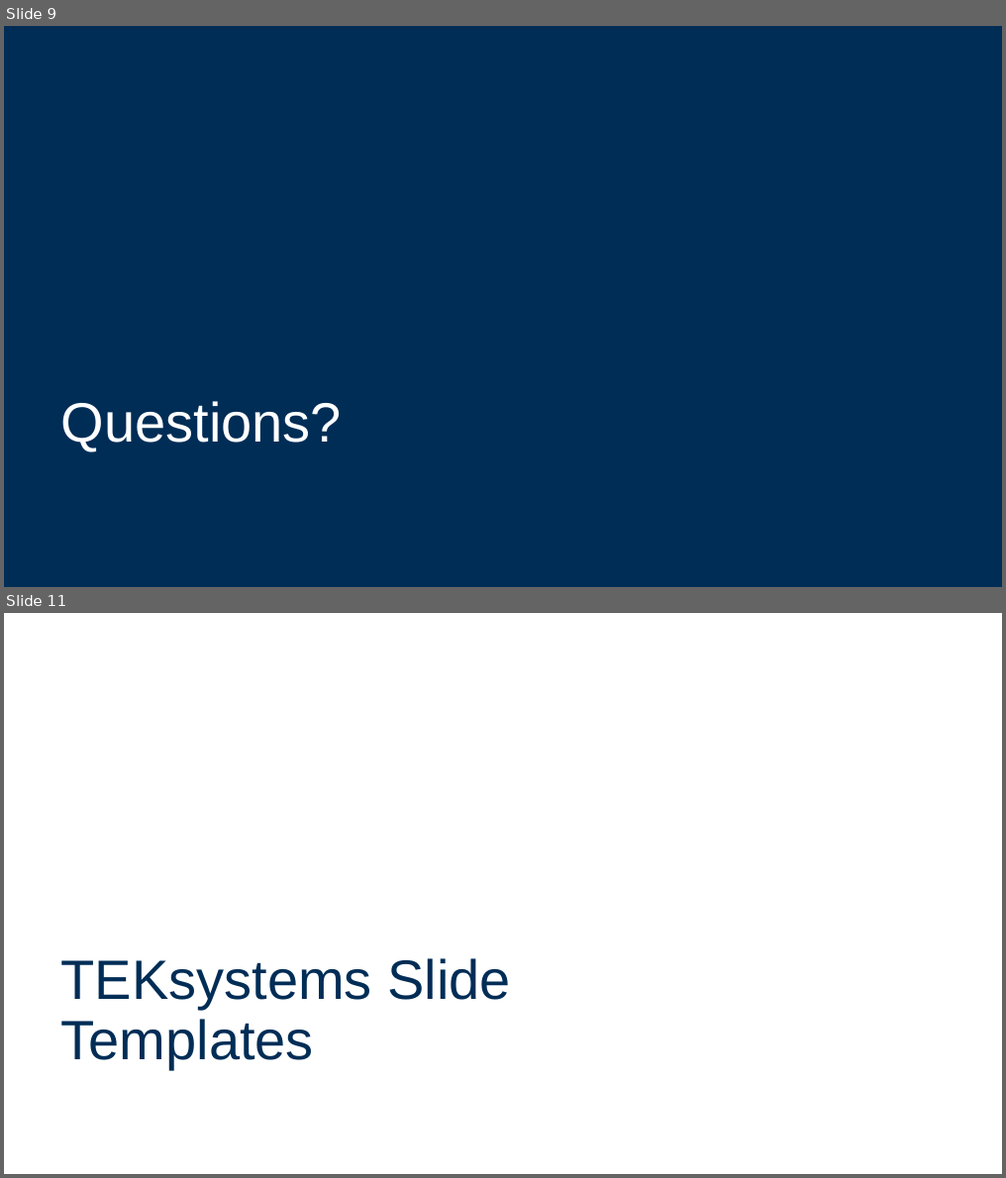
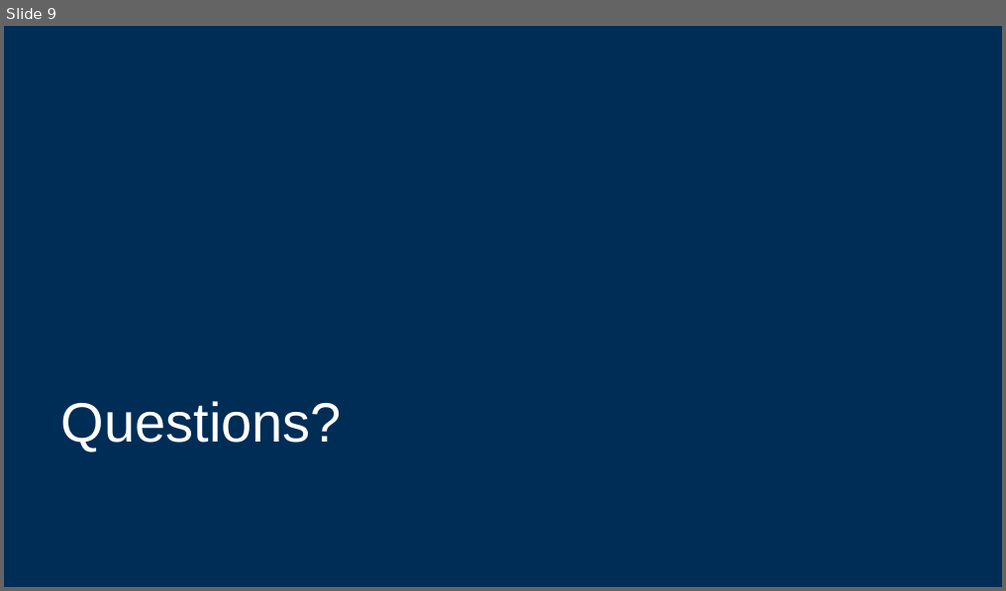
Before and after one commit to jrwalk16/Tek-Capstone-2, a slide deck: CapStonePPT.pptx. Shown one above the other, each under a label of ours: slides 9 and 11 before the commit, slide 9 after it; the slides between them are not shown. The pictures are 1006x1178 and 1006x591 pixels, drawn with LibreOffice and Linux fonts; fonts in the diff are those of the drawing; background and template pictures are left out. Boxes give left, top, right and bottom in pixels: in the first picture for what was removed or moved away, otherwise in the second. Text is boxed around its words. In the diff, an @@ line names an element or a change of style, - is before the commit and + after.

```diff
--- a/CapStonePPT.pptx
+++ b/CapStonePPT.pptx
@@ slide 11 removed at (4, 613, 1002, 1174), background #FFFFFF @@
@@ title removed at (61, 959, 510, 1068) @@
-TEKsystems Slide Templates
```
Also in this commit, not shown: 1 slide changed, 5 other slides removed, 3 other files.
